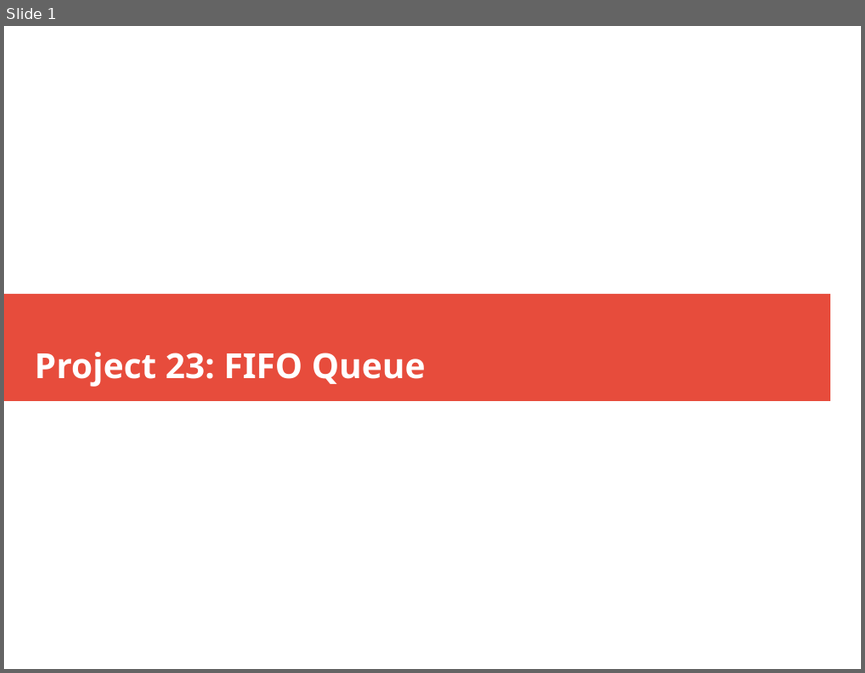
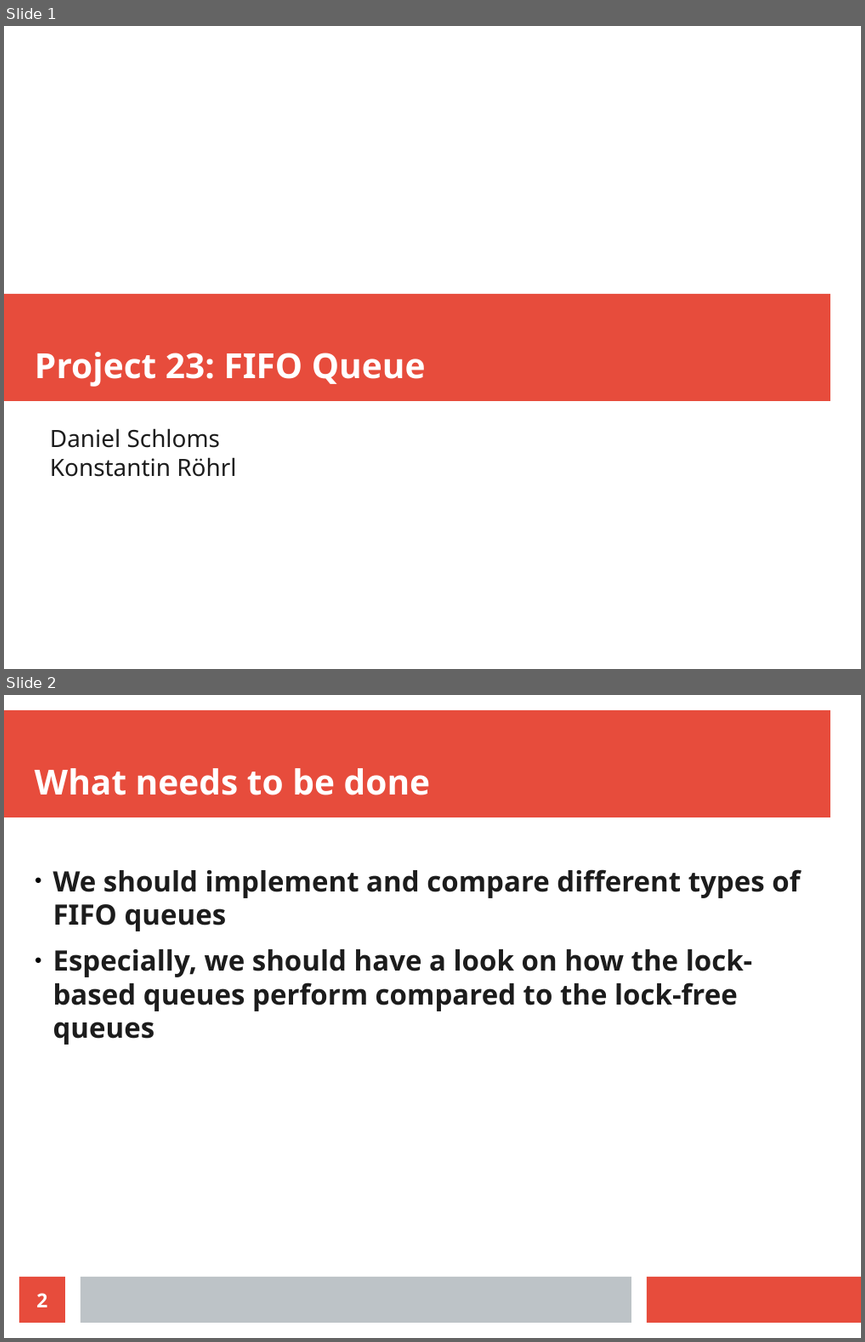
Before and after one commit to danielschloms/amp_fifo_project, a slide deck: presentation/presentation.odp. Shown one above the other, each under a label of ours: slide 1 before the commit, slides 1 and 2 after it. The pictures are 865x673 and 865x1342 pixels, drawn with LibreOffice and Linux fonts; fonts in the diff are those of the drawing. Boxes give left, top, right and bottom in pixels: in the first picture for what was removed or moved away, otherwise in the second. Text is boxed around its words. In the diff, an @@ line names an element or a change of style, - is before the commit and + after.

```diff
--- a/presentation/presentation.odp
+++ b/presentation/presentation.odp
@@ slide 2 added at (4,695,861,1338), background #FFFFFF @@
@@ rectangle added at (4,710,830,818), fill #E74C3C @@
@@ title added at (35,768,431,795), 32 pt, text #FFFFFF, bold @@
+What needs to be done
@@ text added at (53,869,800,1044), 26 pt, text #1C1C1C, bold @@
+● We should implement and compare different types of FIFO queues
+● Especially, we should have a look on how the lock-based queues perform compared to the lock-free queues
@@ page number added at (19,1276,65,1322), fill #E74C3C, 18 pt, text #FFFFFF, bold @@
+2
@@ rectangle added at (80,1276,631,1322), fill #BDC3C7 @@
@@ rectangle added at (647,1276,861,1322), fill #E74C3C @@
@@ slide 1 changed as well @@
@@ subtitle added at (50,428,236,476), 22 pt, text #1C1C1C @@
+Daniel Schloms
+Konstantin Röhrl
```
Also in this commit, not shown: 3 other slides changed, 1 other slide added.
